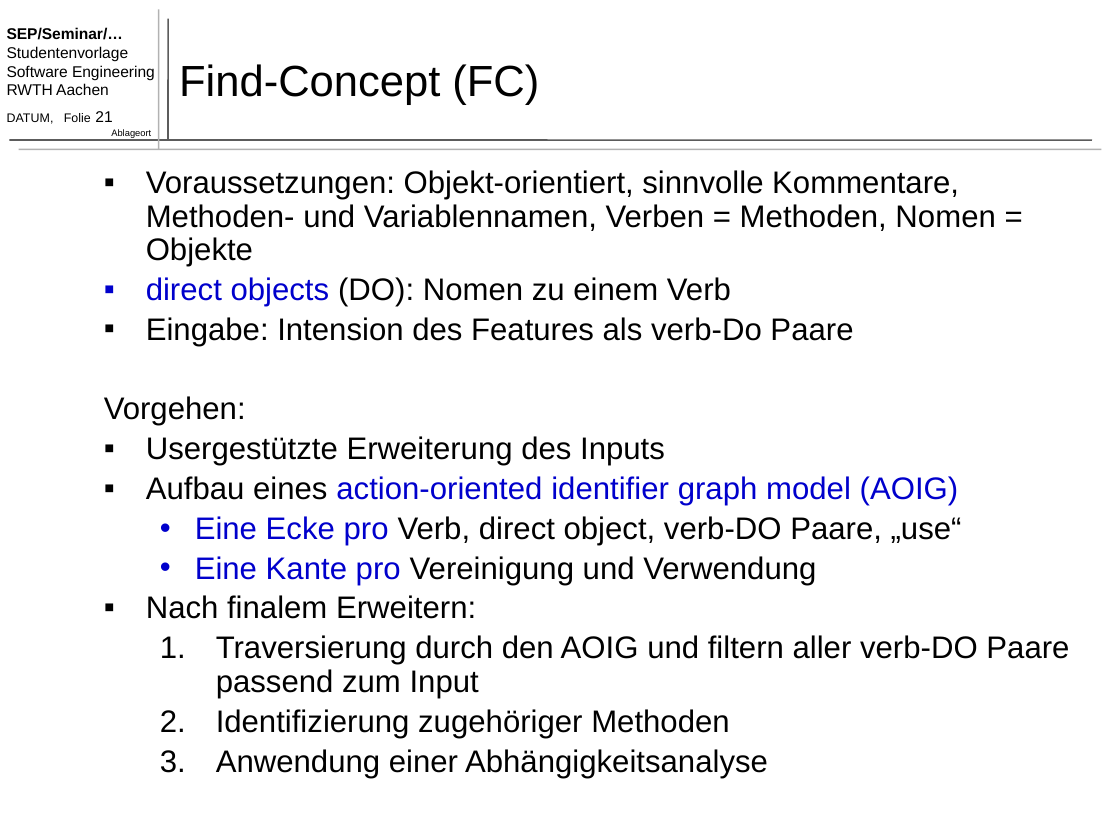
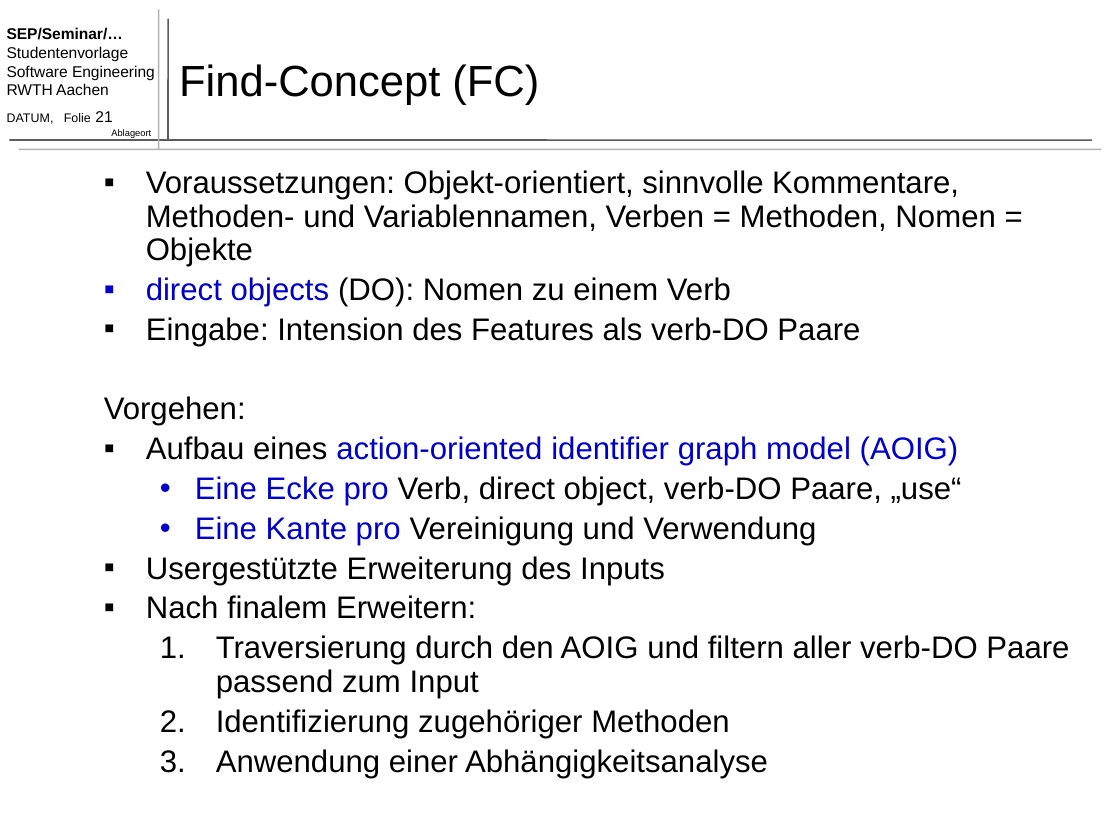
Before and after one commit to TimoBergerbusch/feature-location-techniques, a slide deck: slide 21 of Feature Location Techniques - Präsentation.pptx. Drawn at 1120x840 pixels with LibreOffice and Linux fonts; fonts in the diff are those of the drawing. Boxes give left, top, right and bottom in pixels: in the first picture for what was removed or moved away, otherwise in the second. Text is boxed around its words. In the diff, an @@ line names an element or a change of style, - is before the commit and + after.

```diff
--- a/Feature Location Techniques - Präsentation.pptx
+++ b/Feature Location Techniques - Präsentation.pptx
@@ text at box(146, 317, 860, 346): text changed @@
-▪ Eingabe: Intension des Features als verb-Do Paare
+▪ Eingabe: Intension des Features als verb-DO Paare
@@ text at box(146, 436, 665, 466): paragraph removed @@
-▪ Usergestützte Erweiterung des Inputs
@@ text at box(146, 556, 665, 585): paragraph added @@
+▪ Usergestützte Erweiterung des Inputs
```
Also in this commit, not shown: 13 other slides changed.
